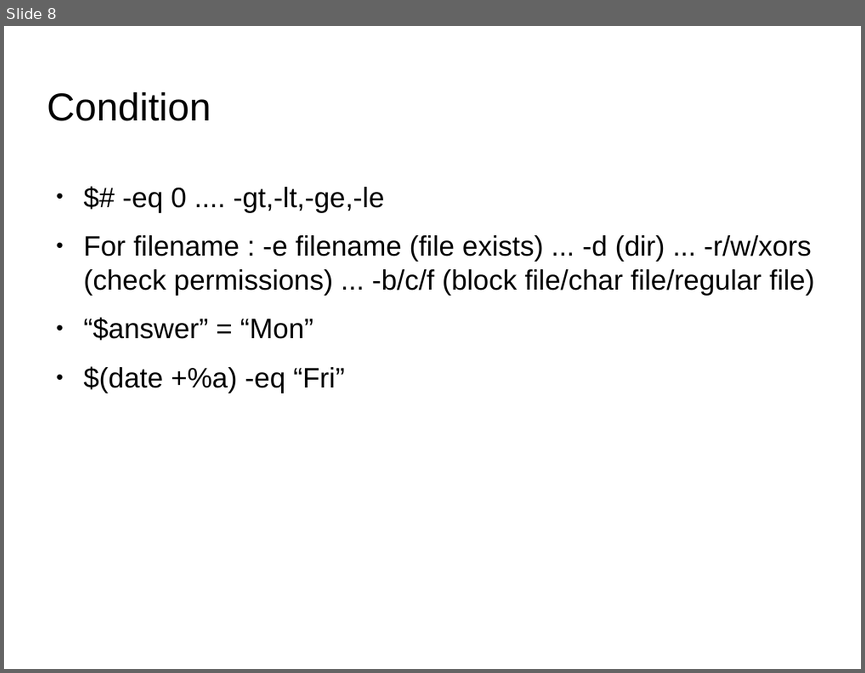
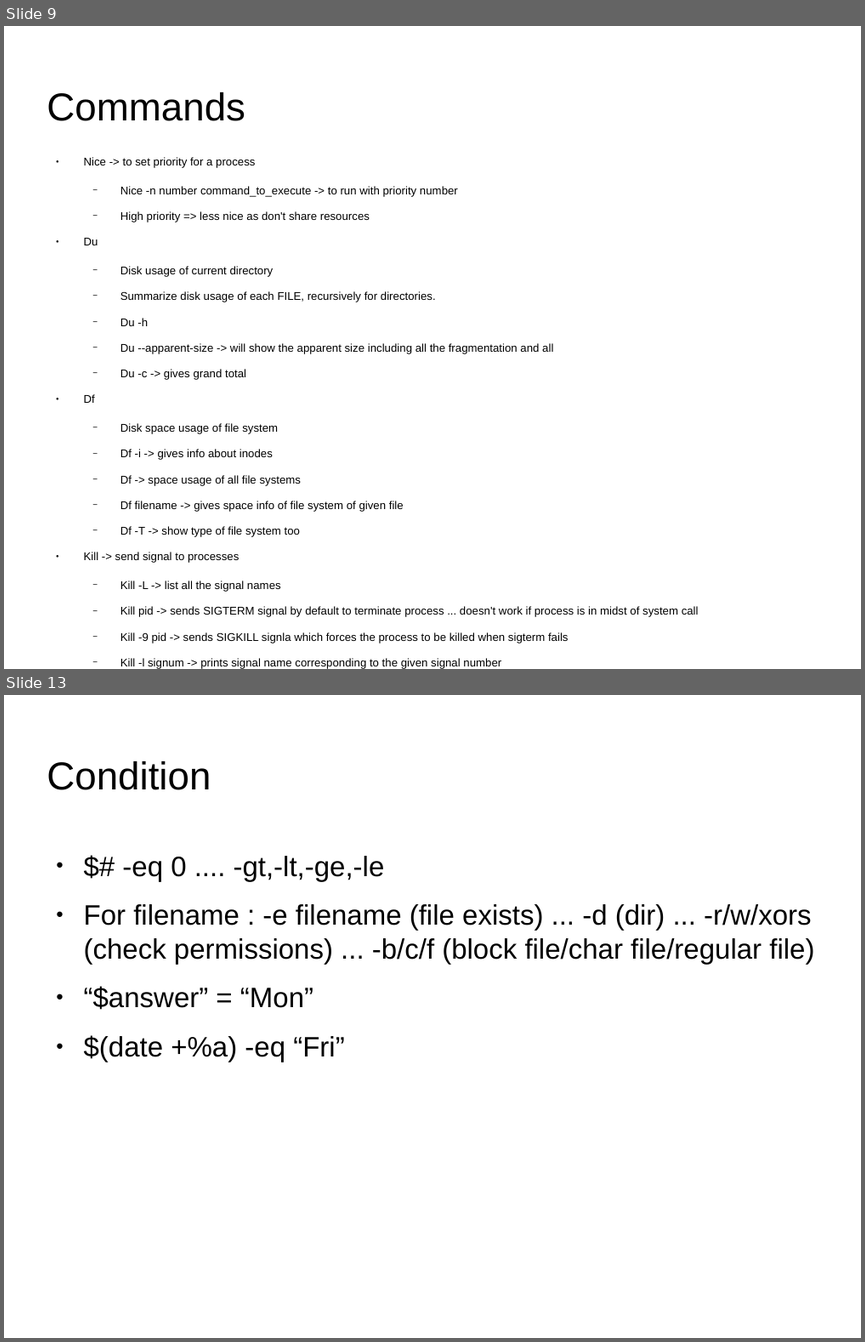
Before and after one commit to tanmayrajani/Internship_PreWork, a slide deck: Shell_Script/Shell_Script_Notes.odp. Shown one above the other, each under a label of ours: slide 8 before the commit, slides 9 and 13 after it; the slides between them are not shown. The pictures are 865x673 and 865x1342 pixels, drawn with LibreOffice and Linux fonts; fonts in the diff are those of the drawing; background and template pictures are left out. Boxes give left, top, right and bottom in pixels: in the first picture for what was removed or moved away, otherwise in the second. Text is boxed around its words. In the diff, an @@ line names an element or a change of style, - is before the commit and + after.

```diff
--- a/Shell_Script/Shell_Script_Notes.odp
+++ b/Shell_Script/Shell_Script_Notes.odp
@@ slide 9 added at [4,26,861,669], background picture (left out) @@
@@ title added at [46,92,245,121], 36 pt, text #000000 @@
+Commands
@@ text added at [84,157,698,669], 10.4 pt, text #000000 @@
+● Nice -> to set priority for a process
+  − Nice -n number command_to_execute -> to run with priority number
+  − High priority => less nice as don't share resources
+● Du
+  − Disk usage of current directory
+  − Summarize disk usage of each FILE, recursively for directories.
+  − Du -h
+  − Du --apparent-size -> will show the apparent size including all the fragmentation and all
+  − Du -c -> gives grand total
+● Df
+  − Disk space usage of file system
+  − Df -i -> gives info about inodes
+  − Df -> space usage of all file systems
+  − Df filename -> gives space info of file system of given file
+  − Df -T -> show type of file system too
+● Kill -> send signal to processes
+  − Kill -L -> list all the signal names
+  − Kill pid -> sends SIGTERM signal by default to terminate process ... doesn't work if process is in midst of system call
+  − Kill -9 pid -> sends SIGKILL signla which forces the process to be killed when sigterm fails
+  − Kill -l signum -> prints signal name corresponding to the given signal number
+  − http://www.linfo.org/kill.html
+● Ls :
+  − -lh -> to display file sizes in human readable format..eg., 4096 is 4.0K
+  − -i -> to display inodes
@@ what was slide 8 is now slide 13 @@
```
Also in this commit, not shown: 1 slide changed, 4 other slides added, 1 other file.
